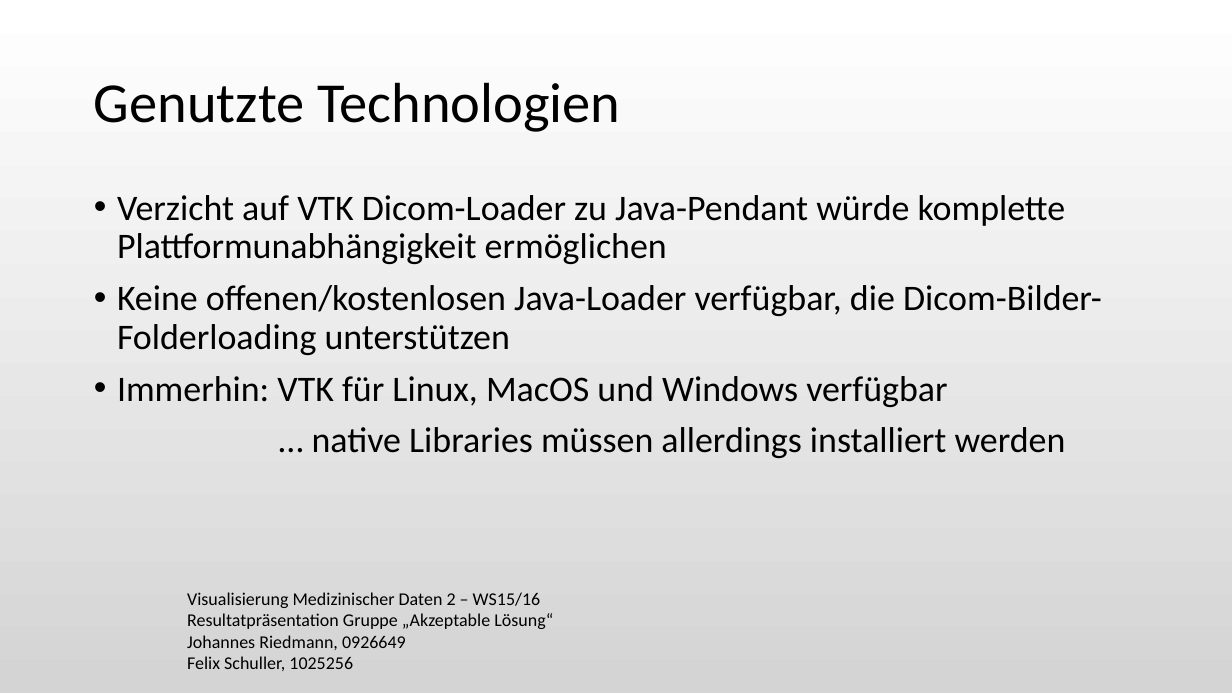
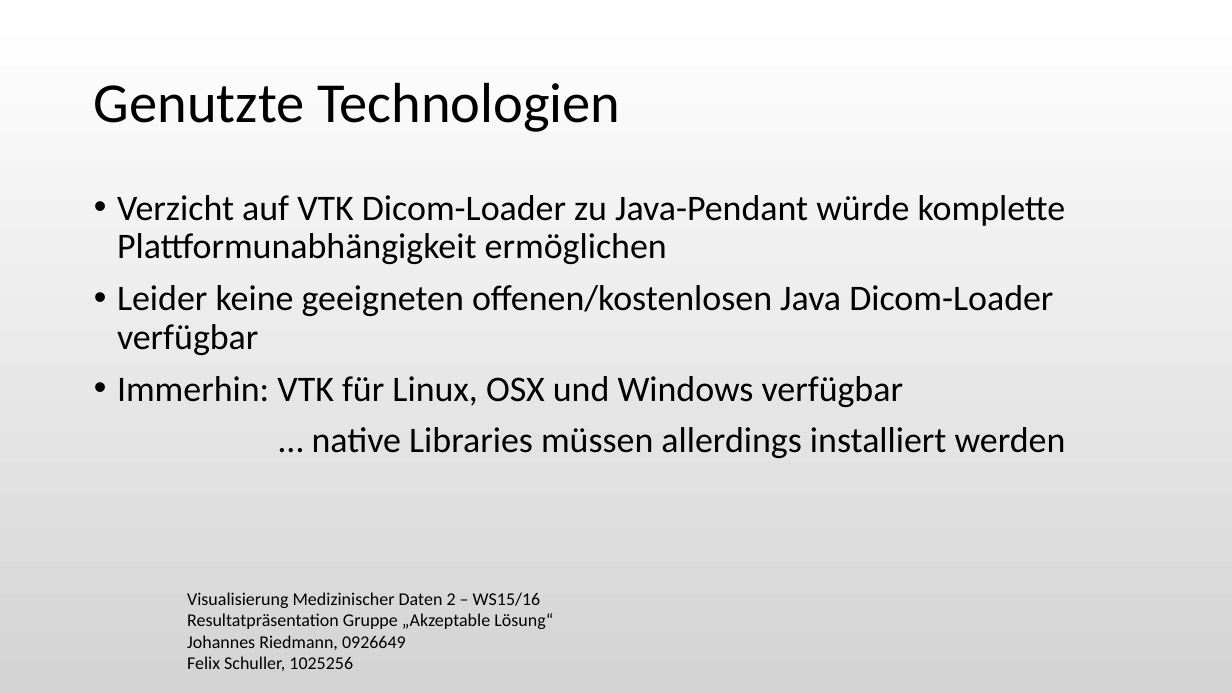
Before and after one commit to j0h1/vismeddata2, a slide deck: slide 4 of presentation/Presentation.pptx. Drawn at 1232x693 pixels with LibreOffice and Linux fonts; fonts in the diff are those of the drawing; background and template pictures are left out. Boxes give left, top, right and bottom in pixels: in the first picture for what was removed or moved away, otherwise in the second. Text is boxed around its words. In the diff, an @@ line names an element or a change of style, - is before the commit and + after.

```diff
--- a/presentation/Presentation.pptx
+++ b/presentation/Presentation.pptx
@@ text at bbox=[117, 285, 1053, 407]: text changed @@
-• Keine offenen/kostenlosen Java-Loader verfügbar, die Dicom-Bilder-Folderloading unterstützen
-• Immerhin: VTK für Linux, MacOS und Windows verfügbar
+• Leider keine geeigneten offenen/kostenlosen Java Dicom-Loader verfügbar
+• Immerhin: VTK für Linux, OSX und Windows verfügbar
```
Also in this commit, not shown: 3 other slides changed, 6 slides added, 5 slides removed, 3 other files.
